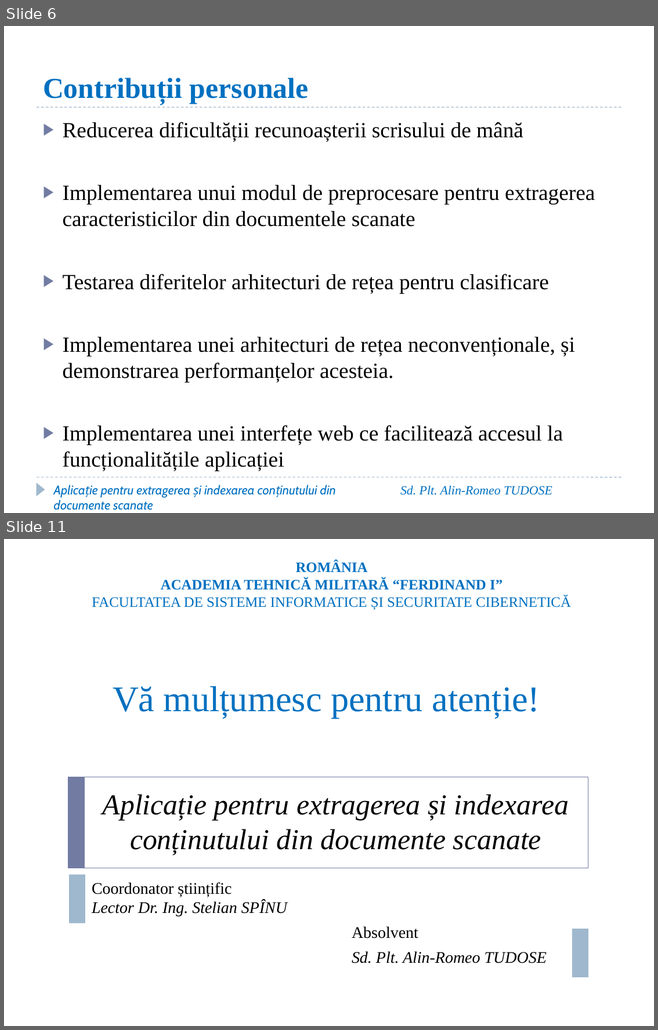
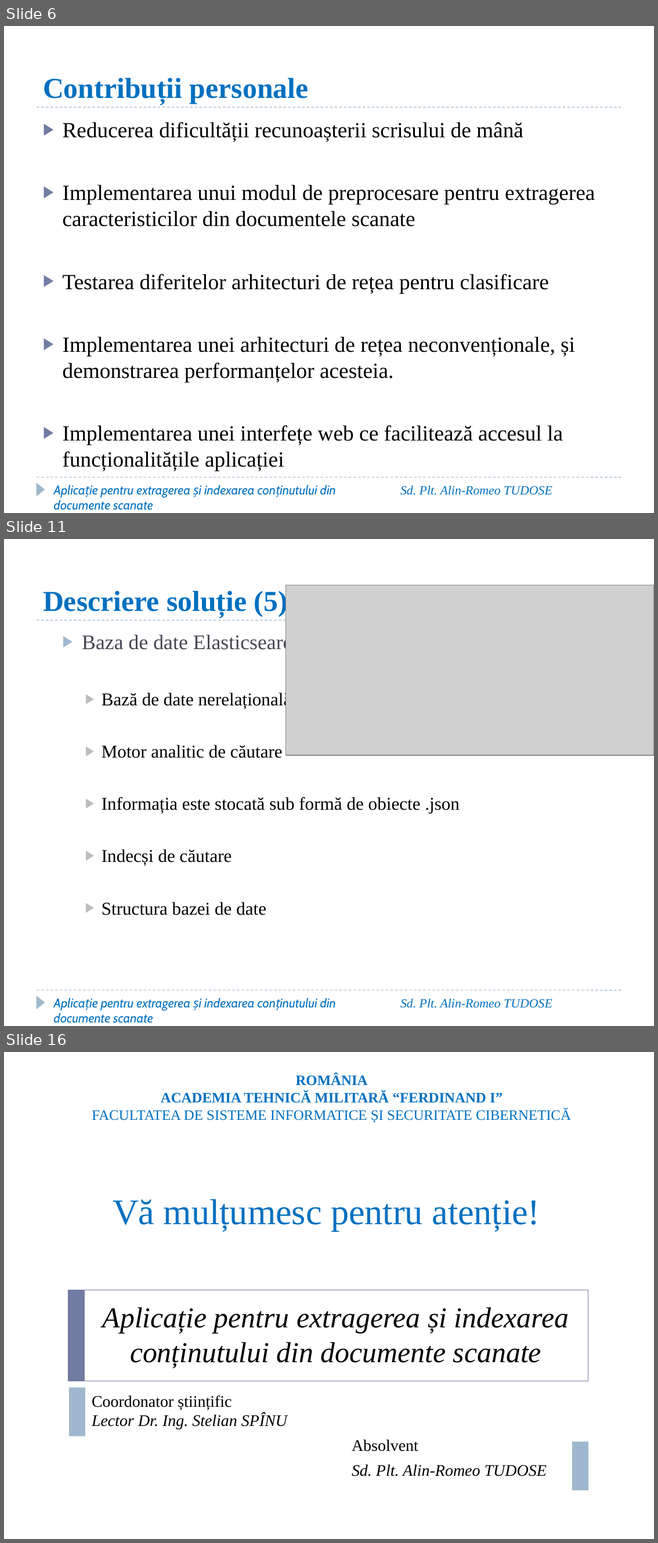
Before and after one commit to AlinTudose98/DocumentatieLicenta, a slide deck: Prezentare_Licenta_Tudose_Alin.pptx. Shown one above the other, each under a label of ours: slides 6 and 11 before the commit, slides 6, 11 and 16 after it; the slides between them are not shown. The pictures are 658x1030 and 658x1543 pixels, drawn with LibreOffice and Linux fonts; fonts in the diff are those of the drawing; grey boxes stand for pictures; background and template pictures are left out. Boxes give left, top, right and bottom in pixels: in the first picture for what was removed or moved away, otherwise in the second. Text is boxed around its words. In the diff, an @@ line names an element or a change of style, - is before the commit and + after.

```diff
--- a/Prezentare_Licenta_Tudose_Alin.pptx
+++ b/Prezentare_Licenta_Tudose_Alin.pptx
@@ slide 11 added at box(4, 539, 654, 1026), background #FFFFFF; not listed: 3 template elements that a slide beside it also shows @@
@@ title added at box(43, 588, 288, 617), 32 pt, text #0070C0, bold @@
+Descriere soluție (5)
@@ picture added at box(285, 585, 654, 755) @@
@@ text added at box(82, 634, 459, 915), 20 pt, text #000000 @@
+  ▶ Baza de date Elasticsearch
+    ▶ Bază de date nerelațională
+    ▶ Motor analitic de căutare
+    ▶ Informația este stocată sub formă de obiecte .json
+    ▶ Indecși de căutare
+    ▶ Structura bazei de date
@@ text added at box(54, 998, 336, 1023), 14 pt, text #0070C0, italic @@
+Aplicație pentru extragerea și indexarea conținutului din documente scanate
@@ text added at box(400, 999, 552, 1008), 14 pt, text #0070C0, italic @@
+Sd. Plt. Alin-Romeo TUDOSE
@@ what was slide 11 is now slide 16 @@
```
Also in this commit, not shown: 4 slides changed, 4 other slides added.
